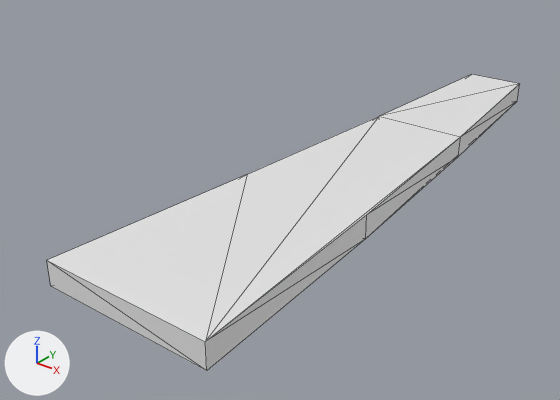
The OBJ model sandbox/assets/generated/models/tall_grass__blade_2.obj, before and after one commit.
Both versions are drawn from a camera (50 mm lens) standing at (1.46, -1.12, 1.25) and looking at (-0.49, 1.32, -0.26). Lighting does not change. The marker at lower left points along +X, +Y and +Z. The first picture is the older version. Mesh edges are drawn as thin lines. Where no turn or scale is listed for an object, it has been applied to the vertices.

In view in the first picture: 'tall_grass__blade_2'.
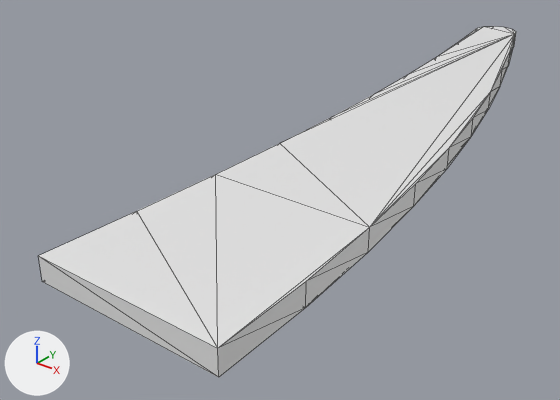
Boxes (x1, y1, x2, y2) around the edits, measured in the pictures (560 x 400 px):
'tall_grass__blade_2', reshaped (18% taller): before (47, 74, 519, 371); after (39, 26, 516, 377)

The change, as a list of edits to the scene's bpy script:
```text
Change me_tall_grass__blade_2:
    used by ob_tall_grass__blade_2; location = (0.0, 0.0, 0.0)
    remove me_tall_grass__blade_2.from_pydata(...)  # 16 vertices, 28 faces; spans x -0.32..0.32, y 0.0..2.52, z 0.0..0.09
    add me_tall_grass__blade_2.from_pydata(...)  # 50 vertices, 96 faces; spans x -0.62..0.36, y 0.0..3.59, z 0.0..0.09
    me_tall_grass__blade_2 part 1: the whole mesh is rebuilt
```
